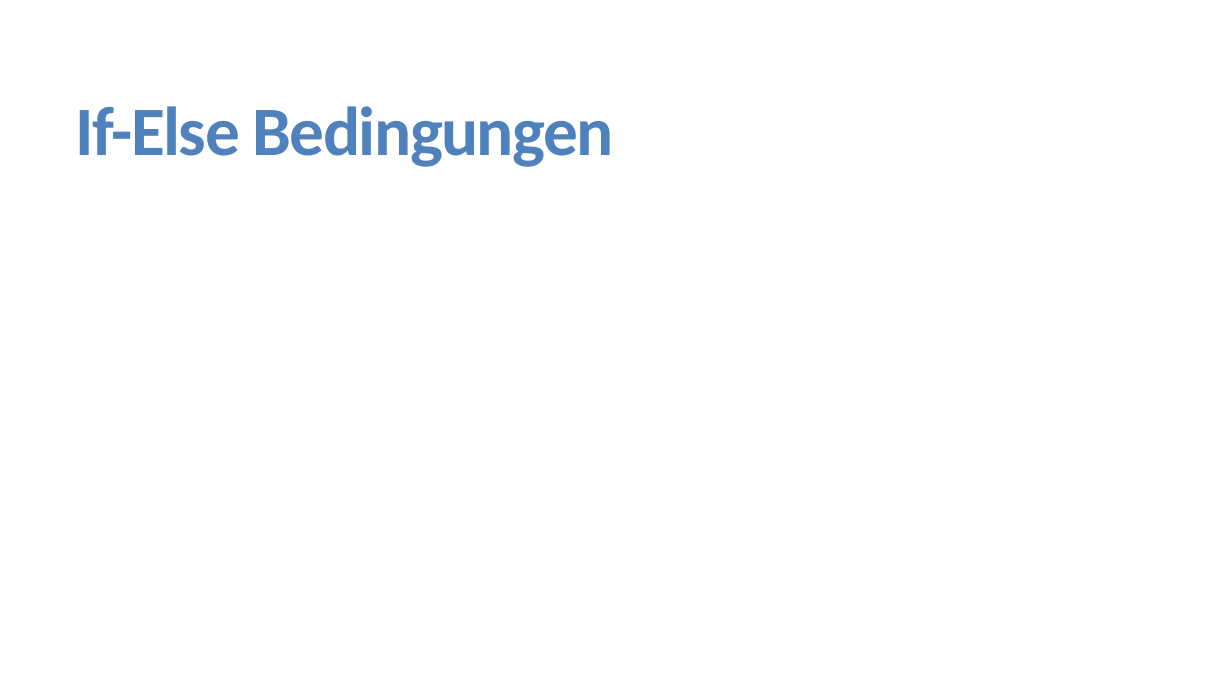
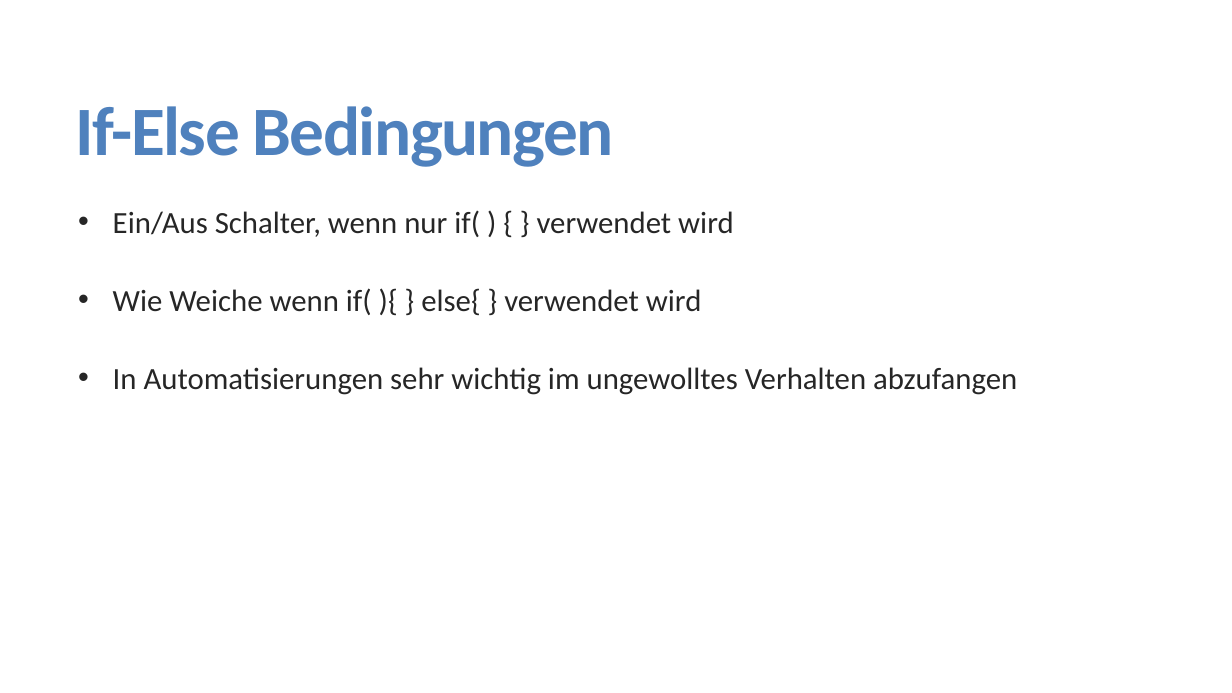
Before and after one commit to FlorianKeppeler/RKurs, a slide deck: slide 41 of Präsentationen/Einführung in R.pptx (slide 44 before the commit). Drawn at 1232x693 pixels with LibreOffice and Linux fonts; fonts in the diff are those of the drawing. Boxes give left, top, right and bottom in pixels: in the first picture for what was removed or moved away, otherwise in the second. Text is boxed around its words. In the diff, an @@ line names an element or a change of style, - is before the commit and + after.

```diff
--- a/Präsentationen/Einführung in R.pptx
+++ b/Präsentationen/Einführung in R.pptx
@@ text added at box(113, 210, 1017, 395), 24 pt, text #262626 @@
+  • Ein/Aus Schalter, wenn nur if( ) { } verwendet wird
+  • Wie Weiche wenn if( ){ } else{ } verwendet wird
+  • In Automatisierungen sehr wichtig im ungewolltes Verhalten abzufangen
```
Also in this commit, not shown: 4 other slides changed, 2 slides added, 4 slides removed, 7 other files.
